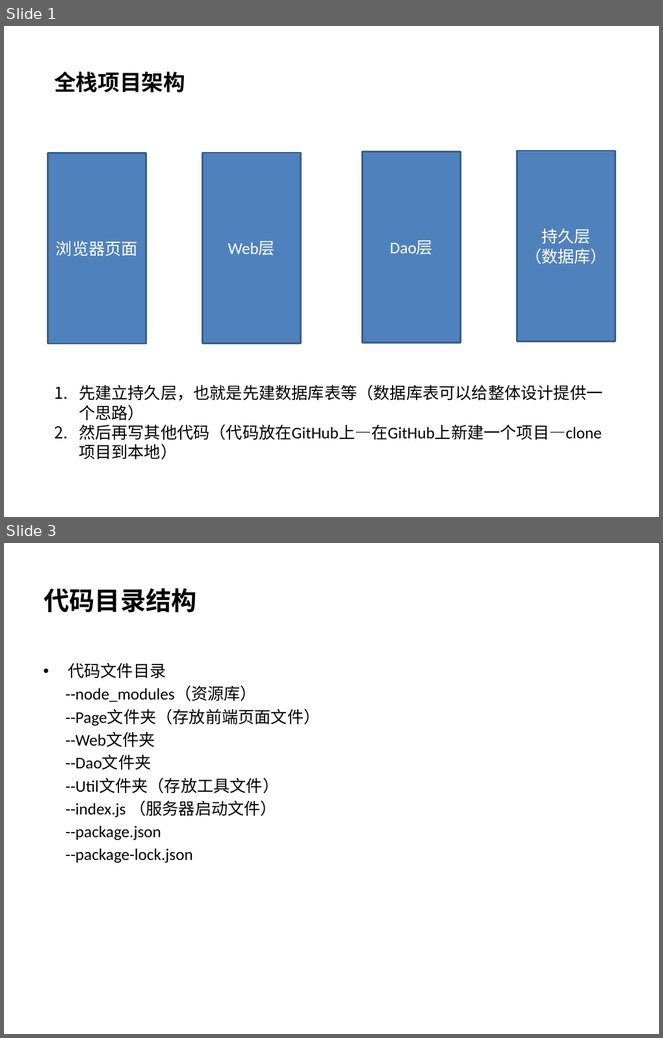
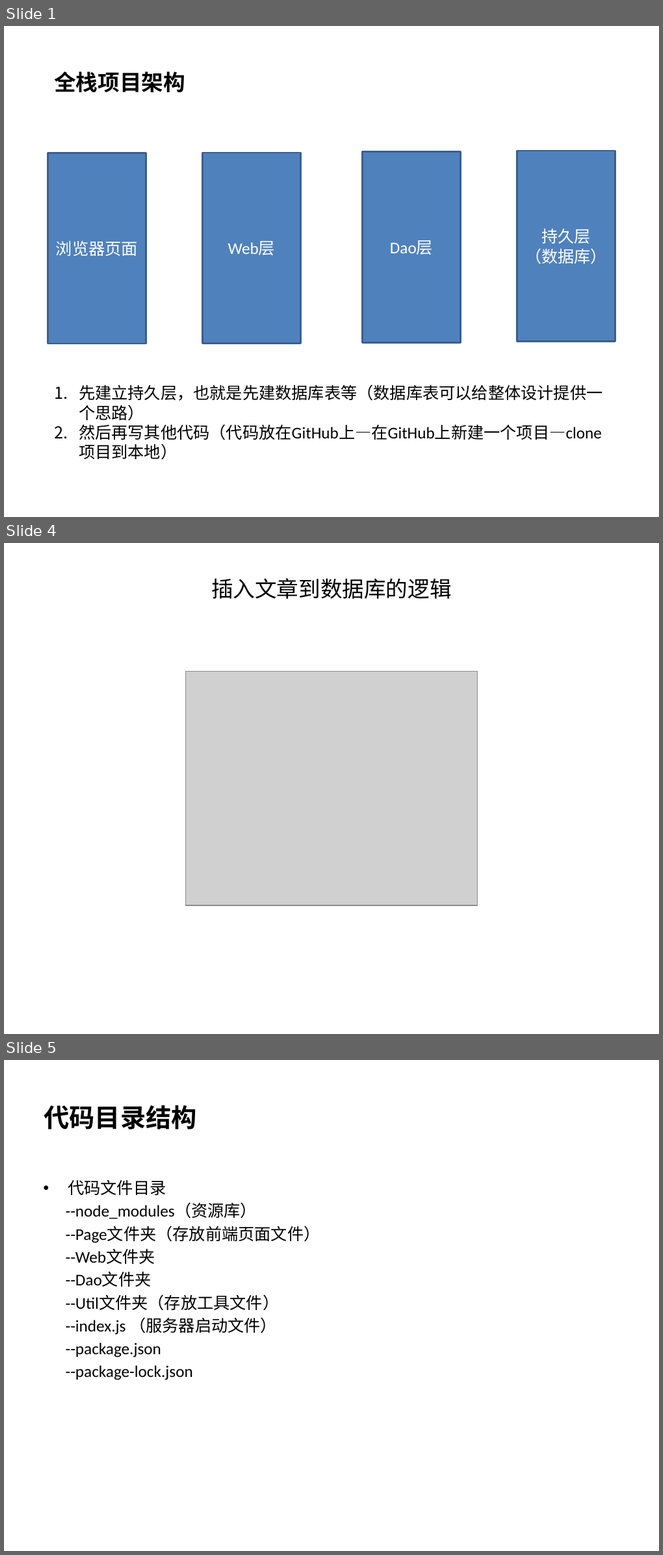
Before and after one commit to DeltaNing/deltaning.com-server, a slide deck: 1_project_resources/个人博客全栈架构.pptx. Shown one above the other, each under a label of ours: slides 1 and 3 before the commit, slides 1, 4 and 5 after it; the slides between them are not shown. The pictures are 663x1038 and 663x1555 pixels, drawn with LibreOffice and Linux fonts; fonts in the diff are those of the drawing; grey boxes stand for pictures. Boxes give left, top, right and bottom in pixels: in the first picture for what was removed or moved away, otherwise in the second. Text is boxed around its words. In the diff, an @@ line names an element or a change of style, - is before the commit and + after.

Commit message:
1、获取文章列表并实现分页功能 2、获取某篇文章并渲染到浏览器

```diff
--- a/1_project_resources/个人博客全栈架构.pptx
+++ b/1_project_resources/个人博客全栈架构.pptx
@@ slide 4 added at [4, 543, 659, 1034], background #FFFFFF @@
@@ text added at [211, 578, 452, 599], 24 pt, text #000000 @@
+插入文章到数据库的逻辑
@@ picture added at [185, 672, 478, 905] @@
@@ what was slide 3 is now slide 5 @@
```
Also in this commit, not shown: 1 slide changed, 2 other slides added, 12 other files.
